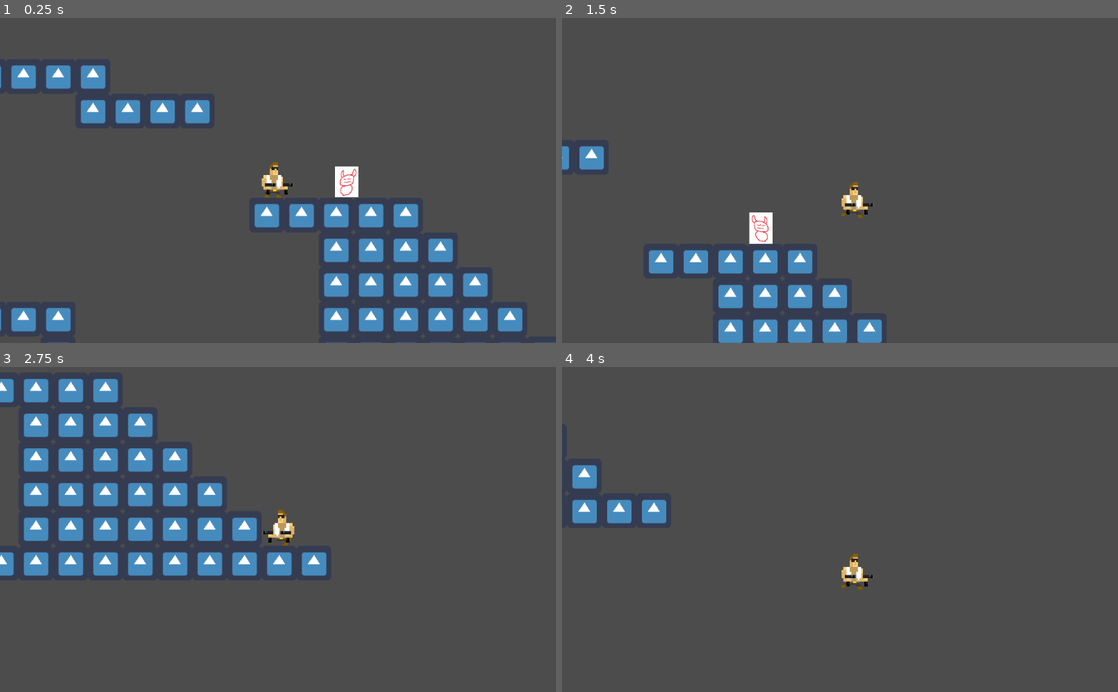
Above: before the commit, frames 1-4 (two rows, left to right).
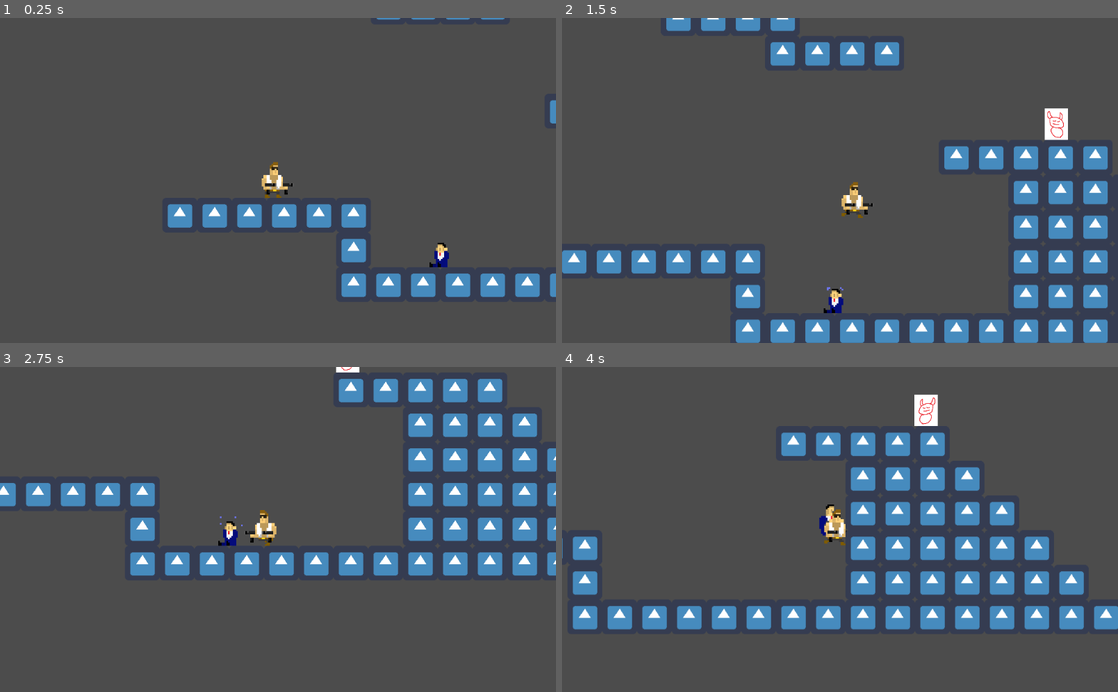
Above: after the commit, the same moments.

Repository: Slimonade1/Eksamensprojekt
Game: Godot game, scene res://Scenes/masterScene.tscn
Same seed, same stepped clock (60 frames per second), same inputs: the game is played once before the commit and once after it. The engine's default icon, where the game draws it, is replaced by a stand-in: a white triangle on a blue panel in a dark square.
Inputs:
- Up to frame 1 (0.25 s): no input
- Up to frame 2 (1.5 s): tap Enter at 0.5 s; hold D (ui_right) from 0.53 s (still down); tap W (ui_up) at 0.77 s
- Up to frame 3 (2.75 s): tap W (ui_up) at 1.52 s; release D (ui_right) at 2.03 s; hold A (ui_left) from 2.03 s (still down)
- Up to frame 4 (4 s): release A (ui_left) at 2.78 s; hold D (ui_right) from 2.78 s (still down); tap W (ui_up) at 3.02, 3.77 s

The runs differ from the first frame. In frame 1, 11% of the frame differs, in the area x 0-100%, y 0-100%; in frame 2, 16%; in frame 3, 19%, in the area x 0-100%, y 0-65%; in frame 4, 17%.

Commit message:
#16 Working again

Diff:
--- /dev/null
+++ b/Fonts/PoliticianFont.tres
@@ -0,0 +1,3 @@
+[gd_resource type="DynamicFont" format=2]
+
+[resource]
--- a/Scenes/gameScene.tscn
+++ b/Scenes/gameScene.tscn
@@ -908,7 +908,7 @@
 [node name="CharacterDescription" parent="CanvasLayer" instance=ExtResource( 7 )]
 
 [node name="Player" parent="." instance=ExtResource( 1 )]
-position = Vector2( 565, -456 )
+position = Vector2( 21, -266 )
 
 [node name="Camera2D" type="Camera2D" parent="Player"]
 position = Vector2( 0, 10 )
@@ -941,7 +941,7 @@
 position = Vector2( -38, -215 )
 scale = Vector2( 3, 3 )
 frames = SubResource( 37 )
-frame = 7
+frame = 9
 playing = true
 script = ExtResource( 19 )
 
--- a/Scripts/Player.gd
+++ b/Scripts/Player.gd
@@ -119,6 +119,8 @@
 	newBullet.position = position
 	gameScene.add_child(newBullet)
 
+func _on_BulletCooldown_timeout():
+	cooldown = false
 
 func takeDamage():
 	health -= 1
Binary file added: Fonts/ScreamWhenYoureReadyToDieRegular-6AjD.ttf
